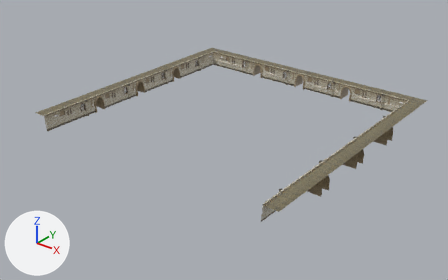
Two versions of the glTF model 2.5D/Asset/Models/WallFrame/WallFrame1.gltf, one commit apart.
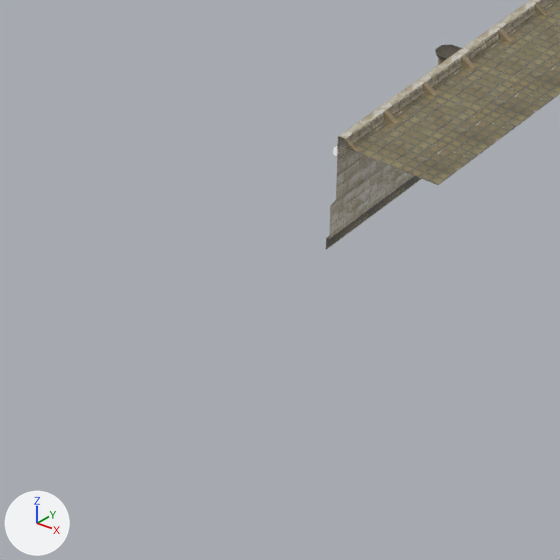
The first picture shows the older version from a 50 mm lens placed at (82.9, -106.1, 60.8), pointed at (0.3, -2.9, -3.2). The close-ups show both versions on the part from 46% to 67% of the width and 65% to 98% of the height of that picture; other places that the commit changed are outside them. The axes (+X, +Y, +Z) are drawn at lower left. The lights are the same throughout. Where no turn or scale is listed for an object, it has been applied to the vertices.

Before the edit, the objects in view are built like this:
```python
ob_caslte_wall_w_gate_big_002 = bpy.data.objects.new('caslte-wall-w-gate-big.002', me_cube_045)
ob_caslte_wall_w_gate_big_002.location = (31.0, 0.0, 0.0)
ob_top_plane_005 = bpy.data.objects.new('top-plane.005', me_plane_010)
ob_top_plane_005.location = (33.0, -9.0, 0.4)
```
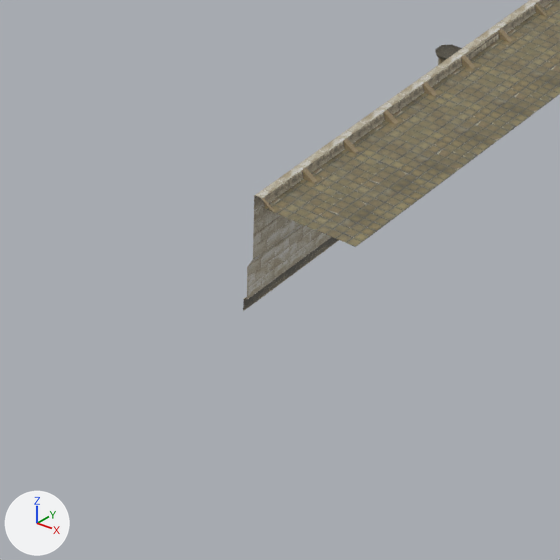
The change, as a diff of the scene's bpy script:
```diff
--- a/2.5D/Asset/Models/WallFrame/WallFrame1.gltf.py
+++ b/2.5D/Asset/Models/WallFrame/WallFrame1.gltf.py
@@ mat_concrete_041 @@
+mat_concrete_041 = principled_material('concrete.041')
+mat_concrete_041.texture = img_concrete01_diff
@@ mat_tiles_non_ground_050 @@
+mat_tiles_non_ground_050 = principled_material('tiles-non-ground.050')
+mat_tiles_non_ground_050.texture = img_tile_ground2
@@ mat_wall_1_041 @@
+mat_wall_1_041 = principled_material('wall-1.041')
+mat_wall_1_041.texture = img_wall_tex_1
@@ mat_tiles_non_ground_048 @@
+mat_tiles_non_ground_048 = principled_material('tiles-non-ground.048')
+mat_tiles_non_ground_048.texture = img_tile_ground2
@@ mat_tiles_non_ground_049 @@
+mat_tiles_non_ground_049 = principled_material('tiles-non-ground.049')
+mat_tiles_non_ground_049.texture = img_tile_ground2
@@ mat_concrete_042 @@
+mat_concrete_042 = principled_material('concrete.042')
+mat_concrete_042.texture = img_concrete01_diff
@@ mat_wall_1_042 @@
+mat_wall_1_042 = principled_material('wall-1.042')
+mat_wall_1_042.texture = img_wall_tex_1
@@ mat_tiles_non_ground_047 @@
+mat_tiles_non_ground_047 = principled_material('tiles-non-ground.047')
+mat_tiles_non_ground_047.texture = img_tile_ground2
@@ me_plane_011 @@
+me_plane_011.from_pydata(...)  # 70 vertices, 56 faces; spans x -2.76..1.0, y -1.0..3.0, z -0.4..3.6
+# faces by material slot: [2, 2, 18, 2, 6, 18, 2, 6]
+me_plane_011.materials.append(mat_tiles_non_ground_048)  # picture img_tile_ground2
+me_plane_011.materials.append(mat_tiles_non_ground_047)  # picture img_tile_ground2
+me_plane_011.materials.append(mat_wall_1_041)  # picture img_wall_tex_1
+me_plane_011.materials.append(mat_tiles_non_ground_049)  # picture img_tile_ground2
+me_plane_011.materials.append(mat_concrete_041)  # picture img_concrete01_diff
+me_plane_011.materials.append(mat_wall_1_042)  # picture img_wall_tex_1
+me_plane_011.materials.append(mat_tiles_non_ground_050)  # picture img_tile_ground2
+me_plane_011.materials.append(mat_concrete_042)  # picture img_concrete01_diff
@@ ob_top_plane_006 @@
+ob_top_plane_006 = bpy.data.objects.new('top-plane.006', me_plane_011)
+ob_top_plane_006.location = (33.0, -33.0, 0.4)
```

Location of each change, [x1, y1, x2, y2] in pixels of the close-ups (560 x 560 px):
'top-plane.006', added
    after: [243, 136, 438, 311]
    faces in mat_wall_1_042 (picture img_wall_tex_1): [243, 165, 304, 311]
    faces in mat_tiles_non_ground_048 (picture img_tile_ground2): [297, 191, 397, 247]
    faces in mat_tiles_non_ground_047 (picture img_tile_ground2): [339, 162, 438, 216]
    faces in mat_wall_1_041 (picture img_wall_tex_1): [285, 136, 345, 280]
    faces in mat_tiles_non_ground_050 (picture img_tile_ground2): [262, 179, 338, 222]
